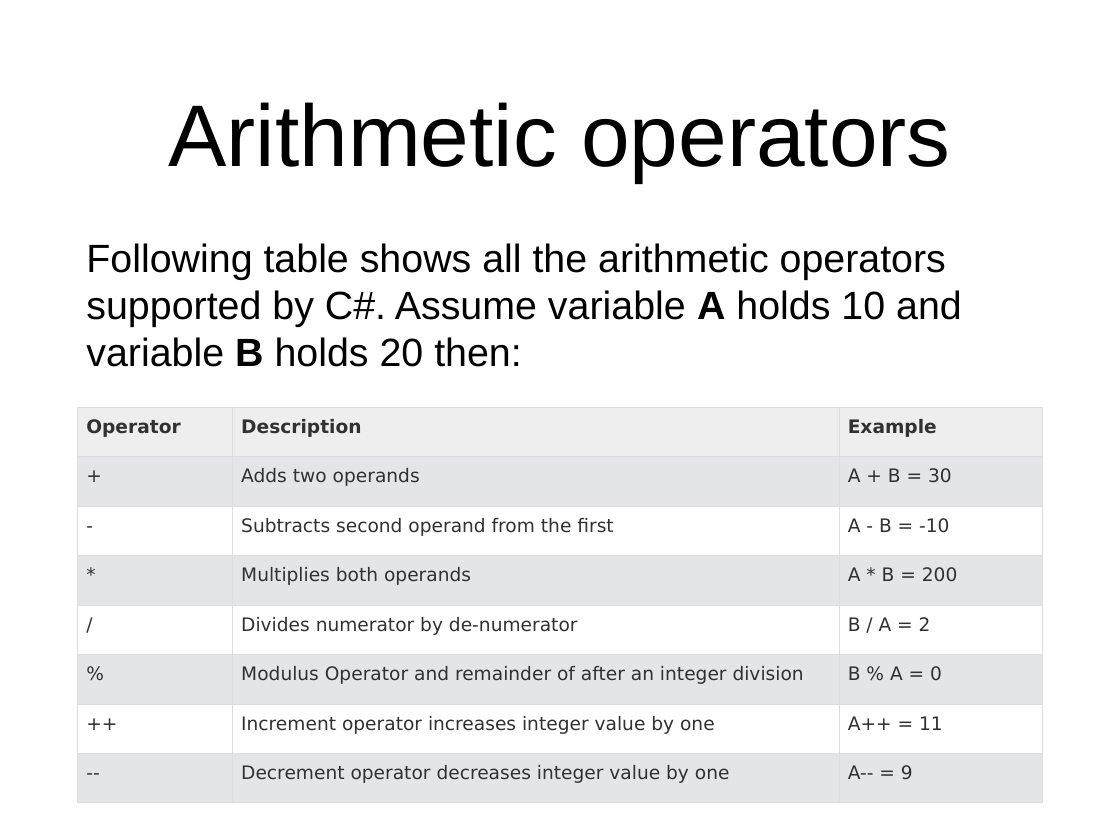
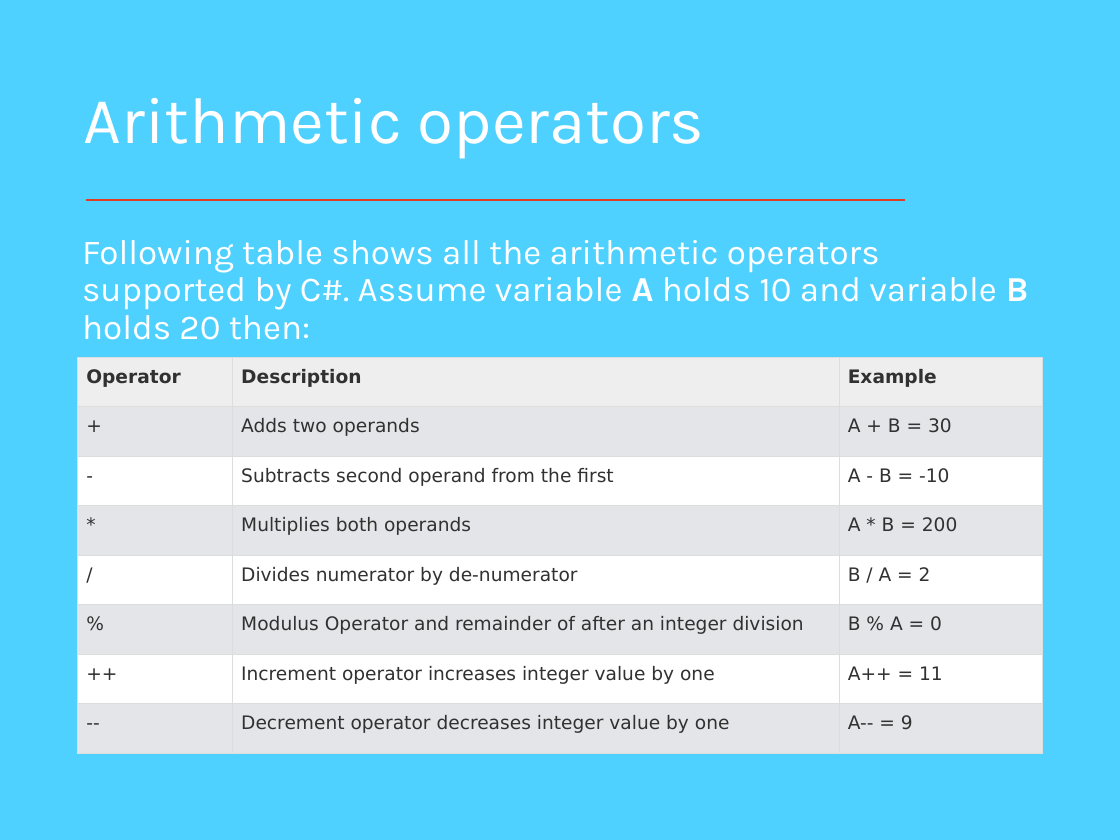
Before and after one commit to Falkhanaizi/TechHub, a slide deck: slide 26 of introduction to C# in VS 2015.pptx. Drawn at 1120x840 pixels with LibreOffice and Linux fonts; fonts in the diff are those of the drawing. Boxes give left, top, right and bottom in pixels: in the first picture for what was removed or moved away, otherwise in the second. Text is boxed around its words. In the diff, an @@ line names an element or a change of style, - is before the commit and + after.

```diff
--- a/introduction to C# in VS 2015.pptx
+++ b/introduction to C# in VS 2015.pptx
@@ background #FFFFFF to #4FD1FF @@
@@ title "Arithmetic operators": place and size @@
-title "Arithmetic operators" at (168,102,950,182)
+title "Arithmetic operators" at (84,98,704,159)
@@ title "Arithmetic operators" at (84,98,704,159): size 80 to 60 pt, font Arial to Karla, text colour #000000 to #FFFFFF; alignment centre to left; line spacing 1 to 0.9 @@
@@ line added from (905, 200) to (86, 200), #DC3F25 1.5 pt @@
@@ text "Following table shows all the ..." at (82,240,1029,340): size 36 to 32 pt, font Arial to Karla, text colour #000000 to #FFFFFF; line spacing 1 to 0.9; less space between paragraphs; vertical alignment middle to top @@
@@ table: place and size @@
-table at (78,407,1043,804)
+table at (78,358,1043,754)
```
Also in this commit, not shown: 56 other slides changed.
